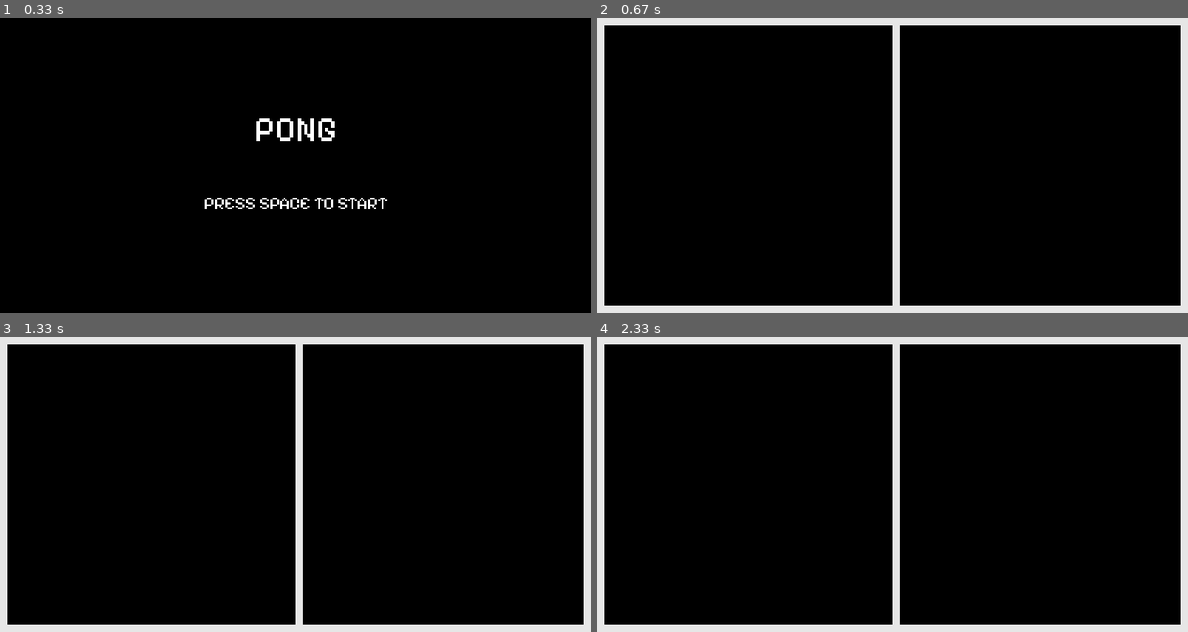
Above: before the commit, frames 1-4 (two rows, left to right).
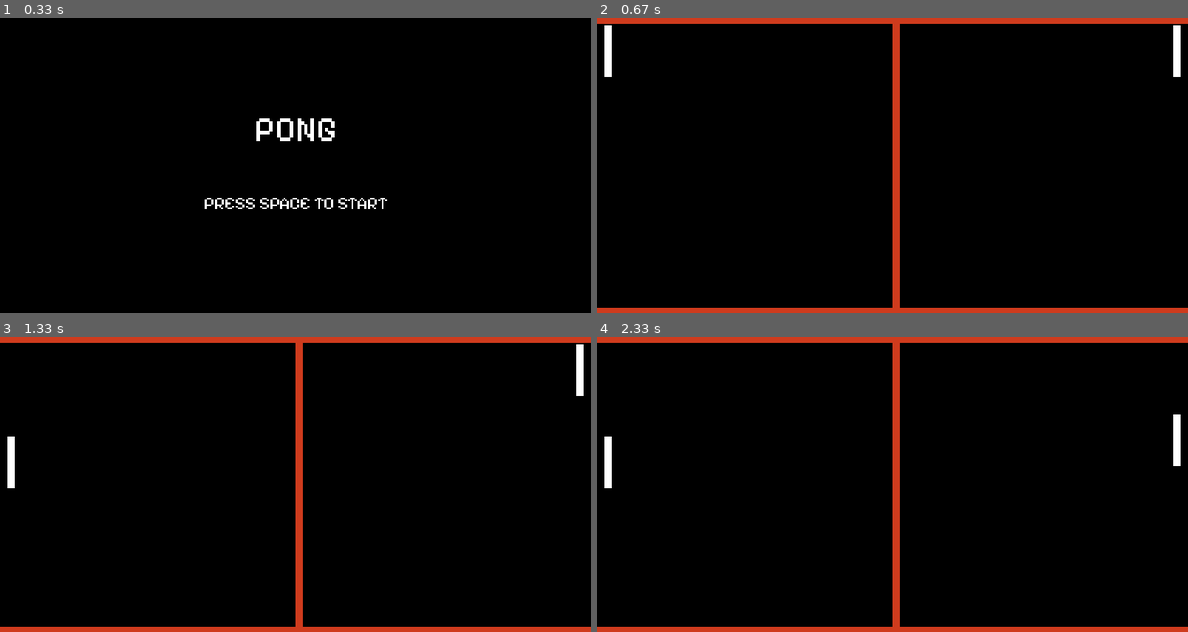
Above: after the commit, the same moments.

Repository: alabador/pygame_pong
Game: pygame game, started from main.py
Two runs of this game, one before a commit and one after it. Both use one fixed random seed, a clock stepped at 60 frames per second and the inputs below.
Inputs:
- Up to frame 1 (0.33 s): no input
- Up to frame 2 (0.67 s): tap Space at 0.33 s
- Up to frame 3 (1.33 s): hold S 0.67-1.13 s; hold Up 0.67-1.13 s; tap Space at 0.73, 1.03 s; tap W at 1.17 s
- Up to frame 4 (2.33 s): hold Down from 2 s (still down); tap Space at 2.07 s

Frame 1 is identical in both runs. In frame 2, 9.0% of the frame differs, in the area x 0-100%, y 0-100%; in frame 3, 9.0%; in frame 4, 9.0%.

Commit message:
Add player input to player class

Diff:
--- a/main.py
+++ b/main.py
@@ -1,3 +1,4 @@
+from typing import Any
 import pygame
 import sys
 import random
@@ -8,14 +9,43 @@
 display = pygame.display.set_mode((display_w, display_h))
 clock = pygame.time.Clock()
 
-class Player:
-    def __init__(self) -> None:
-        pass
+class Player(pygame.sprite.Sprite):
+    def __init__(self, is_player) -> None:
+        super().__init__()
+        if is_player:
+            self.paddle = pygame.Rect(10, 10, 10, 70)
+            self.player = True
+        else:
+            self.paddle = pygame.Rect(display_w - 20, 10, 10, 70)
+            self.player = False
+    def draw_paddle(self):
+        pygame.draw.rect(display, 'WHITE', self.paddle)
+    def player_input(self):
+        keys = pygame.key.get_pressed()
+        if self.player:
+            if keys[pygame.K_w]:
+                self.paddle.y -= 5
+            if keys[pygame.K_s]:
+                self.paddle.y += 5
+        else:
+            if keys[pygame.K_UP]:
+                self.paddle.y -= 5
+            if keys[pygame.K_DOWN]:
+                self.paddle.y += 5
+    def check_collision(self):
+        if self.paddle.top <= 10:
+            self.paddle.top = 10
+        elif self.paddle.bottom >= display_h - 10:
+            self.paddle.bottom = display_h - 10
+    def update(self) -> None:
+        self.player_input()
+        self.check_collision()
 
 
 def draw_bg():
-    offwhite = (230,230,230)
-    border = pygame.draw.rect(display, offwhite, (0, 0, display_w, display_h), 10)
+    offwhite = (207, 59, 29)
+    border_top = pygame.draw.line(display, offwhite, (0,0), (display_w,0), 15)
+    border_bottom = pygame.draw.line(display, offwhite, (0, display_h), (display_w, display_h), 15)
     divider = pygame.draw.rect(display, offwhite, (display_w/2, 0, 10, display_h))
 
 def render_menu():
@@ -37,7 +67,8 @@
 
 
 
-
+player = Player(True)
+opp = Player(False)
 
 game_active = False
 
@@ -52,6 +83,10 @@
     if game_active == True:
         display.fill((0,0,0))
         draw_bg()
+        player.draw_paddle()
+        player.update()
+        opp.draw_paddle()
+        opp.update()
     else:
         game_active = render_menu()
     pygame.display.update()
